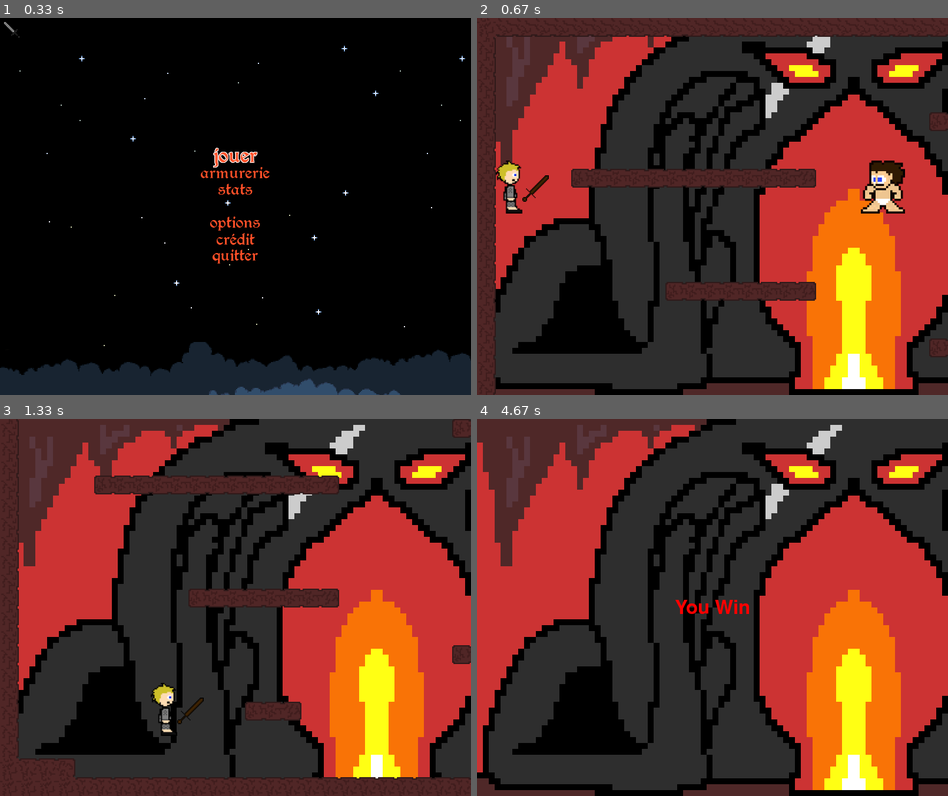
Above: before the commit, frames 1-4 (two rows, left to right).
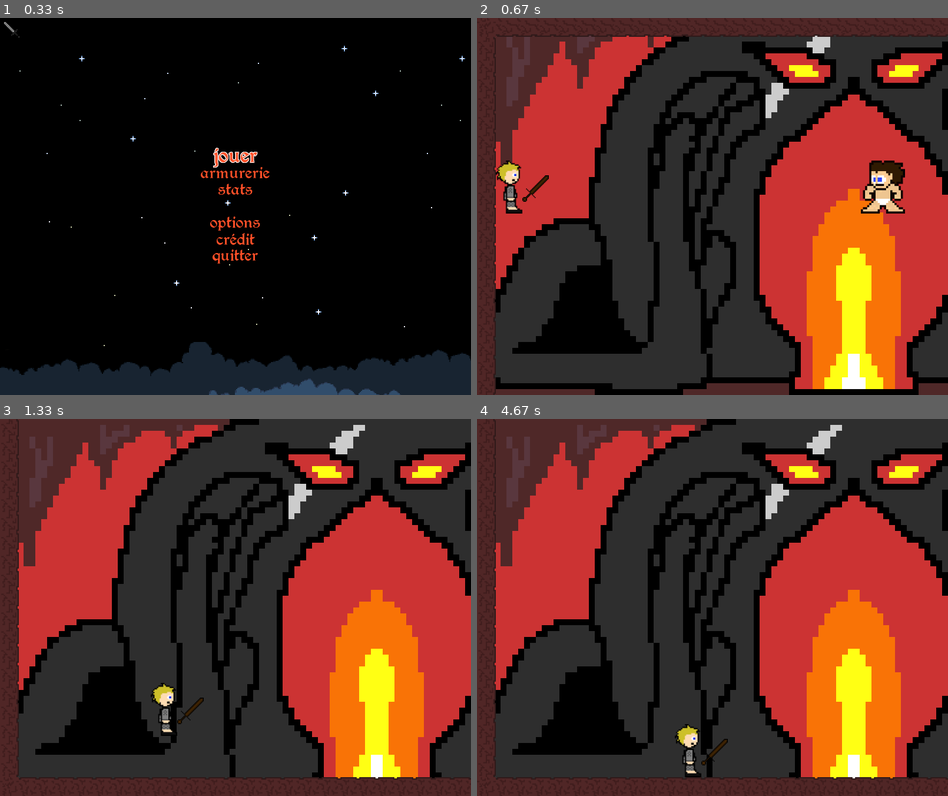
Above: after the commit, the same moments.

Repository: nerokiryu/hugo_boss
Game: pygame game, started from hugoboss.py
Two runs of this game, one before a commit and one after it. Both use one fixed random seed, a clock stepped at 60 frames per second and the inputs below. The source is Python 2; it was converted automatically to run under Python 3.
Inputs (mouse positions are in pixels of both pictures, inside the frame that each line leads up to):
- Up to frame 1 (0.33 s): no input
- Up to frame 2 (0.67 s): tap Enter at 0.33 s
- Up to frame 3 (1.33 s): hold Right 0.67-1.13 s; move the mouse to (216, 626) at 0.7 s; hold Up from 1.17 s (still down)
- Up to frame 4 (4.67 s): release Up at 1.47 s; hold Right 1.5-1.97 s; hold Left 2-2.53 s; hold Down 2.57-2.87 s; hold Left 2.9-3.3 s; hold Up 3.33-3.7 s; hold Right 3.73-4.37 s

Frame 1 is identical in both runs. In frame 2, 3.7% of the frame differs, in the area x 20-100%, y 25-90%; in frame 3, 4.7%; in frame 4, 7.3%, in the area x 0-100%, y 0-100%.

Commit message:
plateformes

Diff:
--- a/jeu/jeu.py
+++ b/jeu/jeu.py
@@ -52,31 +52,35 @@
 
     x = y = 0
     level = [
-        "IPPPPPPPPPPPPPPPPPPPPPPPPPPPPPPPPPPPPPPPPPPI",
-        "N                                          O",
-        "N                                          O",
-        "N                                          O",
-        "N                                          O",
-        "N                       JKKKKKKKKKL        O",
-        "N                                          O",
-        "N                                          O",
-        "N    JKKKKKKKKKKKL                         O",
-        "N                                   DKKKKKKI",
-        "N                          JKKKKKKKKC      O",
-        "N                        A                 O",
-        "N                                          O",
-        "N                                          O",
-        "N         JKKKKKKL                         O",
-        "N                                          O",
-        "N                                          O",
-        "N                       JKKKKKKKKKKKKKKKKKKI",
-        "N                                          O",
-        "N                                          O",
-        "N            JKL                           O",
-        "N                                          O",
-        "N                                          O",
-        "IMME                                       O",
-        "IIIIMMMMMMMMMMMMMMMMMMMMMMMMMMMMMMMMMMMMMMMI",]
+        "IPPPPPPPPPPPPPPPPPPPPPPPPPPPPPPPPPPPPPPPPPPPPPPPPPPPPPPPPPPPPPPPPPPPPPPPPPPPPI",
+        "N                                                                            O",
+        "N                                                                            O",
+        "N                                                                            O",
+        "N                                                                            O",
+        "N                                                                            O",
+        "N                                                                            O",
+        "N                                                                            O",
+        "N                                                                            O",
+        "N                                                                            O",
+        "N                                                                            O",
+        "N                                                                            O",
+        "N                                                                            O",
+        "N                                                                            O",
+        "N                                                                            O",
+        "N                                                                            O",
+        "N                                                                            O",
+        "N                                                                            O",
+        "N                                                                            O",
+        "N                                                                            O",
+        "N                                                                            O",
+        "N                                                                            O",
+        "N                                                                            O",
+        "N                                                                            O",
+        "N                                                                            O",
+        "N                                                                            O",
+        "N                                                                            O",
+        "N                                                                            O",
+        "IMMMMMMMMMMMMMMMMMMMMMMMMMMMMMMMMMMMMMMMMMMMMMMMMMMMMMMMMMMMMMMMMMMMMMMMMMMMMI",]
     # build the level
     for row in level:
         for col in row:
Binary file added: graphics/background/forest.png
Renamed: graphics/decor/Glace/A.png -> graphics/decor/glace/A.png
Renamed: graphics/decor/Glace/B.png -> graphics/decor/glace/B.png
Renamed: graphics/decor/Glace/C.png -> graphics/decor/glace/C.png
Renamed: graphics/decor/Glace/D.png -> graphics/decor/glace/D.png
Renamed: graphics/decor/Glace/E.png -> graphics/decor/glace/E.png
Renamed: graphics/decor/Glace/F.png -> graphics/decor/glace/F.png
Renamed: graphics/decor/Glace/G.png -> graphics/decor/glace/G.png
Renamed: graphics/decor/Glace/H.png -> graphics/decor/glace/H.png
Renamed: graphics/decor/Glace/I.png -> graphics/decor/glace/I.png
Renamed: graphics/decor/Glace/J.png -> graphics/decor/glace/J.png
Renamed: graphics/decor/Glace/K.png -> graphics/decor/glace/K.png
(and 5 more such lines)
